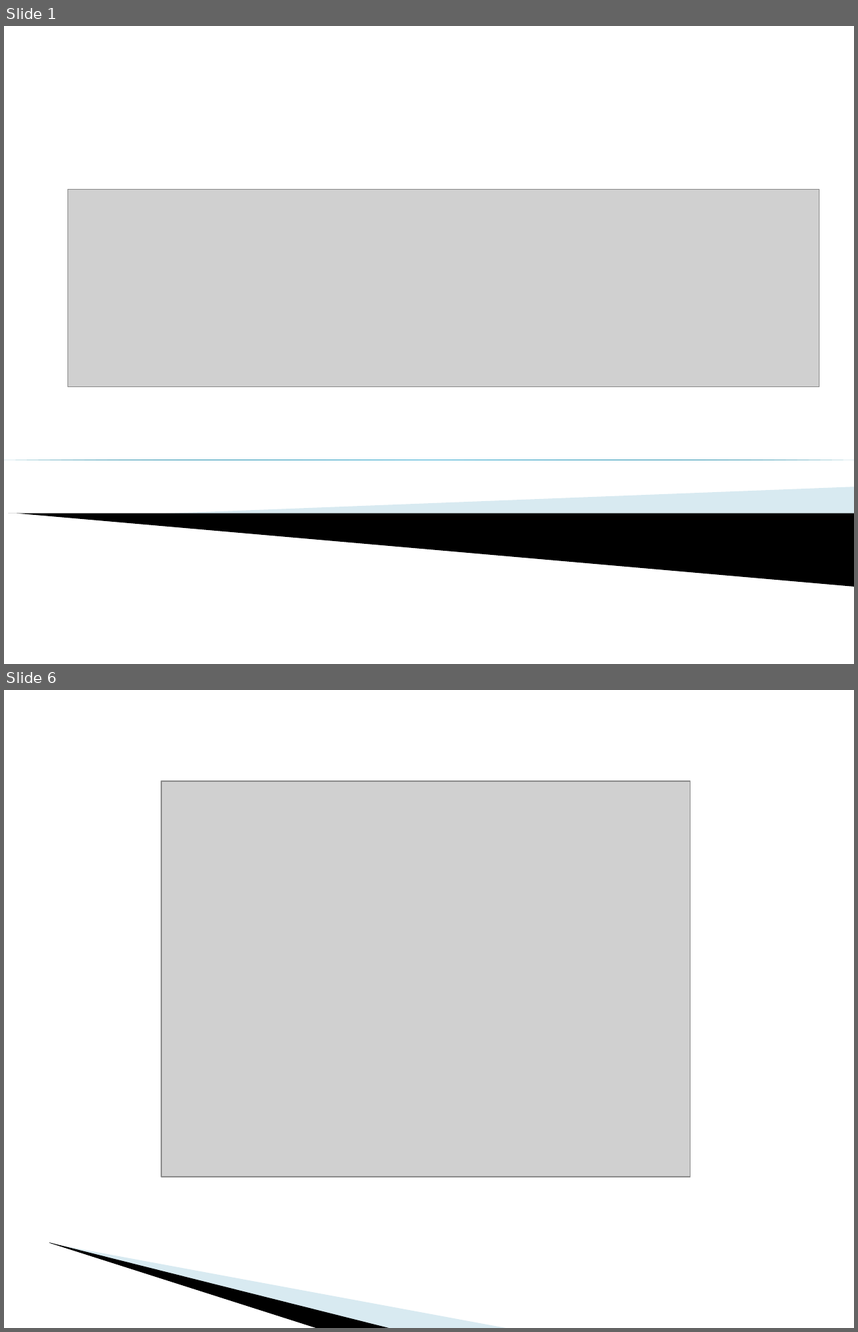
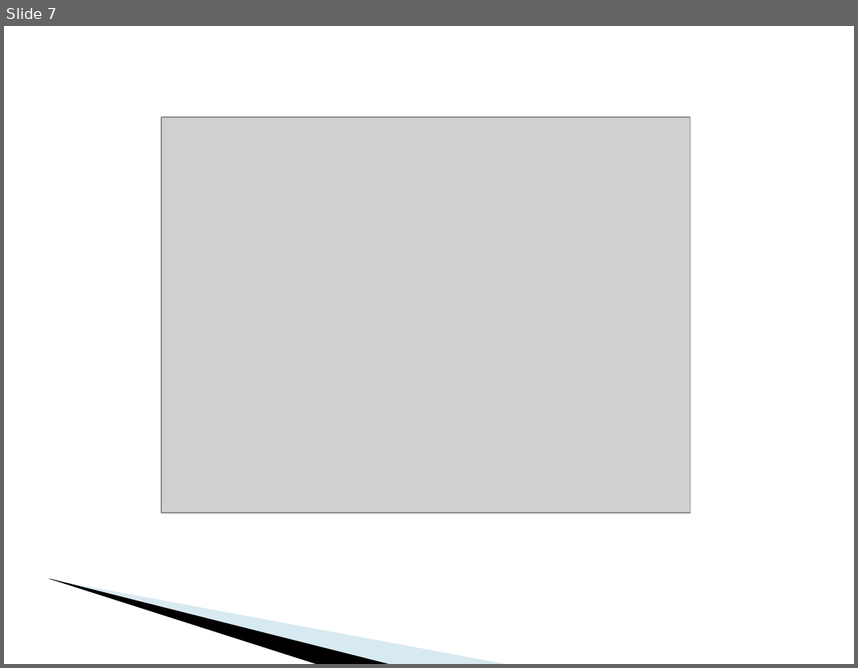
Before and after one commit to csyuzhou/csyuzhou.github.io, a slide deck: files/designPatterns/lecture2.ppt. Shown one above the other, each under a label of ours: slides 1 and 6 before the commit, slide 7 after it; the slides between them are not shown. The pictures are 858x1332 and 858x668 pixels, drawn with LibreOffice and Linux fonts; fonts in the diff are those of the drawing; grey boxes stand for pictures; background and template pictures are left out. Boxes give left, top, right and bottom in pixels: in the first picture for what was removed or moved away, otherwise in the second. Text is boxed around its words. In the diff, an @@ line names an element or a change of style, - is before the commit and + after.

```diff
--- a/files/designPatterns/lecture2.ppt
+++ b/files/designPatterns/lecture2.ppt
@@ slide 1 removed at box(4, 26, 854, 664), background #FFFFFF @@
@@ picture removed at box(67, 190, 819, 386) @@
@@ right triangle removed at box(4, 459, 854, 459) @@
@@ freeform shape removed at box(161, 487, 854, 532) @@
@@ freeform shape removed at box(8, 513, 854, 586) @@
@@ what was slide 6 is now slide 7 @@
```
Also in this commit, not shown: 19 slides changed, 4 slides added, 1 other file.
